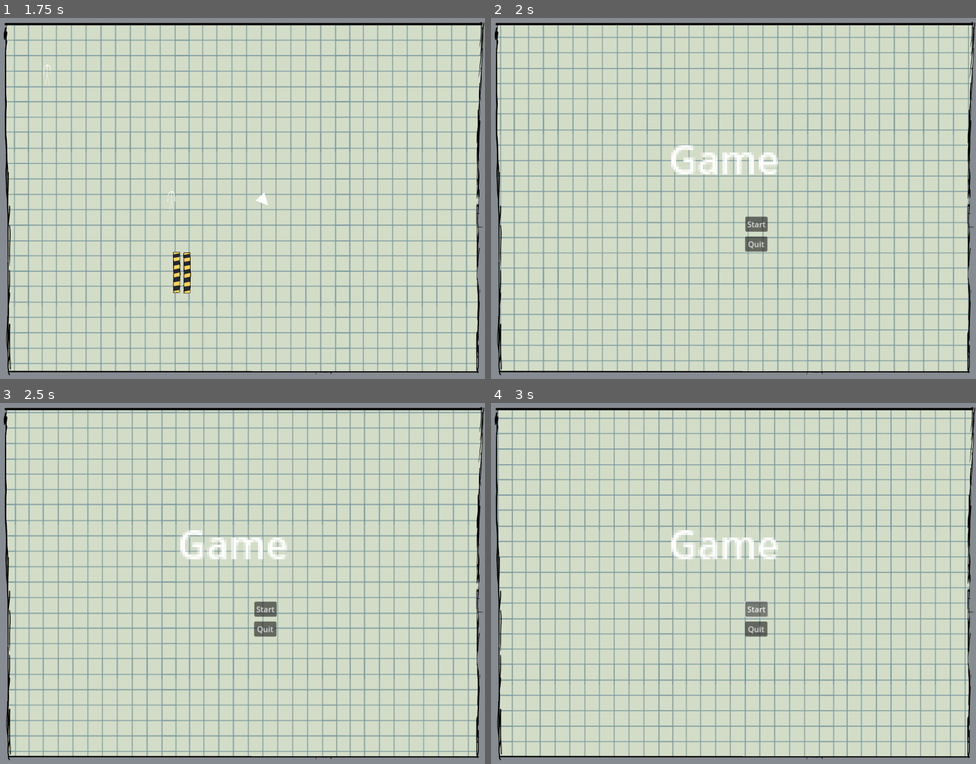
Above: before the commit, frames 1-4 (two rows, left to right).
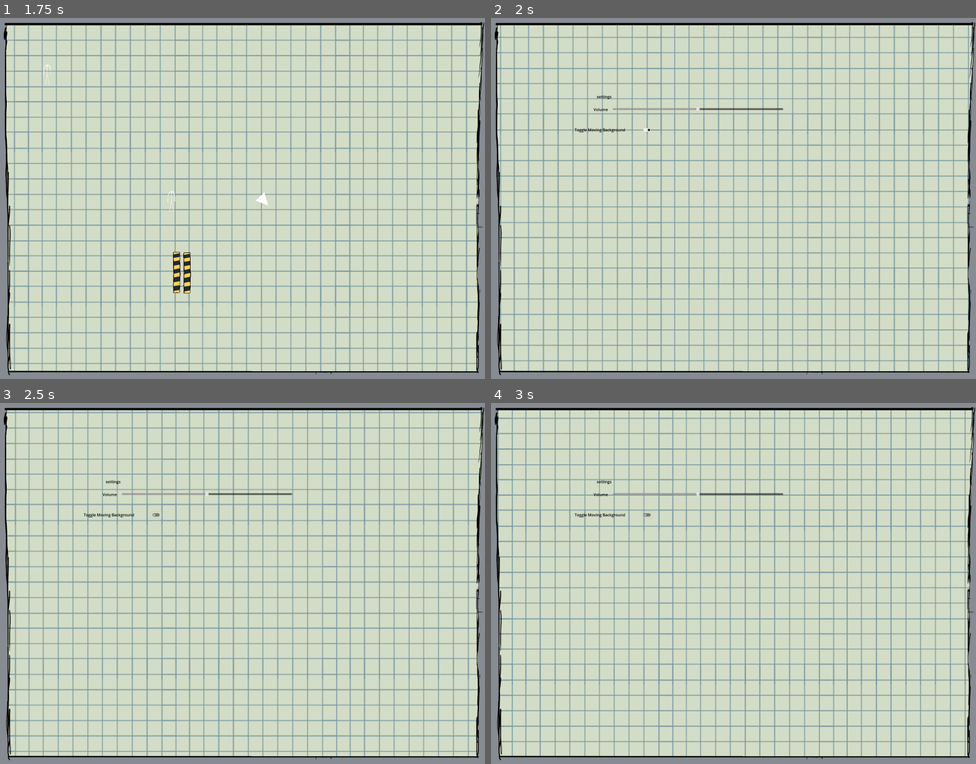
Above: after the commit, the same moments.

Repository: Indigo-Hawk/UBGJ-Project
Game: Godot game, scene res://Levels/test.tscn
The game is run twice, just before and just after one commit, with the same random seed, the same clock (stepped at 60 frames per second) and the same inputs.
Inputs (mouse positions are in pixels of both pictures, inside the frame that each line leads up to):
- Up to frame 1 (1.75 s): move the mouse to (349, 180) at 0.52 s; hold D (RIGHT) from 0.53 s (still down); tap Space (ACTION) at 0.6 s; move the mouse to (145, 216) at 1.27 s; tap E (INTERACT) at 1.35 s
- Up to frame 2 (2 s): keep holding D (RIGHT)
- Up to frame 3 (2.5 s): release D (RIGHT) at 2 s; click (155, 514) at 2.02 s
- Up to frame 4 (3 s): click (757, 608) at 2.75 s, where only the run before the commit has a clickable "Start"

Frame 1 is identical in both runs. In frame 2, 1.4% of the frame differs, in the area x 17-61%, y 21-65%; in frame 3, 1.4%; in frame 4, 1.4%.

Commit message:
added stuff to main menu

Diff:
--- a/Components/Head/head.gd
+++ b/Components/Head/head.gd
@@ -9,8 +9,21 @@
 	if !isFree:
 		return
 
-	var x = -Input.get_action_strength("LEFT") + Input.get_action_strength("RIGHT");
+	var x = -Input.get_action_strength("LEFT") + Input.get_action_strength("RIGHT")
 	if x != 0:
 		linear_velocity.x += x * SPEED * delta
 
 	Globals.PlayerPos = global_position
+
+	if abs(linear_velocity.length()) < 1:
+
+		if $Timer.get_time_left() == 0:
+
+			$Timer.start()
+	if abs(linear_velocity.length()) > 1:
+		$Timer.stop()
+
+
+
+func _on_timer_timeout() -> void:
+	$Label.visible = true
--- a/Components/Head/head.tscn
+++ b/Components/Head/head.tscn
@@ -18,3 +18,20 @@
 [node name="MeshInstance2D" type="MeshInstance2D" parent="."]
 position = Vector2(0, 6)
 mesh = SubResource("PrismMesh_pij62")
+
+[node name="Timer" type="Timer" parent="."]
+wait_time = 5.0
+
+[node name="Label" type="Label" parent="."]
+visible = false
+offset_left = -84.0
+offset_top = -102.0
+offset_right = 94.0
+offset_bottom = -79.0
+text = "Press R to restart Level"
+
+[node name="Label2" type="Label" parent="."]
+offset_right = 40.0
+offset_bottom = 23.0
+
+[connection signal="timeout" from="Timer" to="." method="_on_timer_timeout"]
--- a/Components/UI/main_menu.gd
+++ b/Components/UI/main_menu.gd
@@ -2,8 +2,16 @@
 
 
 func _on_button_button_up() -> void:
-			get_tree().call_deferred("change_scene_to_file","res://test.tscn")
+			get_tree().call_deferred("change_scene_to_file","res://Levels/test.tscn")
 
 
 func _on_button_2_button_up() -> void:
 	get_tree().quit(0)
+
+
+func _on_credits_button_up() -> void:
+	pass # Replace with function body.
+
+
+func _on_settings_button_up() -> void:
+	pass # Replace with function body.
--- a/Components/UI/main_menu.tscn
+++ b/Components/UI/main_menu.tscn
@@ -1,7 +1,8 @@
-[gd_scene load_steps=3 format=3 uid="uid://bhyiet2epxdbu"]
+[gd_scene load_steps=4 format=3 uid="uid://bhyiet2epxdbu"]
 
 [ext_resource type="Script" uid="uid://cnj6wehhp10af" path="res://Components/UI/main_menu.gd" id="1_crcef"]
 [ext_resource type="PackedScene" uid="uid://cr0xdlvoi8kvu" path="res://Components/Camera/main_camera.tscn" id="2_4h3tf"]
+[ext_resource type="Texture2D" uid="uid://cbcgqcdmc5um6" path="res://Art/menu_buttons.png" id="3_h742b"]
 
 [node name="MainMenu" type="Control"]
 layout_mode = 3
@@ -12,35 +13,113 @@
 grow_vertical = 2
 script = ExtResource("1_crcef")
 
-[node name="Button" type="Button" parent="."]
+[node name="Main" type="Control" parent="."]
+visible = false
+anchors_preset = 0
+offset_right = 40.0
+offset_bottom = 40.0
+
+[node name="MenuButtons" type="Sprite2D" parent="Main"]
+position = Vector2(0, 100)
+texture = ExtResource("3_h742b")
+
+[node name="Button" type="Button" parent="Main"]
 layout_mode = 0
-offset_left = 50.0
-offset_top = 70.0
-offset_right = 96.0
-offset_bottom = 101.0
+offset_left = -272.0
+offset_top = 263.0
+offset_right = -11.0
+offset_bottom = 353.0
 scale = Vector2(2, 2)
-text = "Start"
+flat = true
 
-[node name="Button2" type="Button" parent="."]
+[node name="Button2" type="Button" parent="Main"]
 layout_mode = 0
-offset_left = 49.0
-offset_top = 152.0
-offset_right = 95.0
-offset_bottom = 183.0
+offset_left = -267.0
+offset_top = 493.0
+offset_right = -6.0
+offset_bottom = 583.0
 scale = Vector2(2, 2)
-text = "Quit"
+flat = true
 
-[node name="Label" type="Label" parent="."]
+[node name="Settings" type="Button" parent="Main"]
+layout_mode = 0
+offset_left = -732.0
+offset_top = -389.0
+offset_right = -475.0
+offset_bottom = -298.0
+scale = Vector2(2, 2)
+flat = true
+
+[node name="Credits" type="Button" parent="Main"]
+layout_mode = 0
+offset_left = 157.0
+offset_top = -379.0
+offset_right = 416.0
+offset_bottom = -288.0
+scale = Vector2(2, 2)
+flat = true
+
+[node name="Label" type="Label" parent="Main"]
 texture_filter = 1
 layout_mode = 0
-offset_left = -265.0
-offset_top = -285.0
-offset_right = -219.0
-offset_bottom = -262.0
+offset_left = -305.0
+offset_top = -155.0
+offset_right = -259.0
+offset_bottom = -132.0
 scale = Vector2(10, 10)
 text = "Game"
 
 [node name="MainCamera" parent="." instance=ExtResource("2_4h3tf")]
 
-[connection signal="button_up" from="Button" to="." method="_on_button_button_up"]
-[connection signal="button_up" from="Button2" to="." method="_on_button_2_button_up"]
+[node name="Settings" type="Control" parent="."]
+anchors_preset = 0
+offset_right = 40.0
+offset_bottom = 40.0
+
+[node name="Label" type="Label" parent="Settings"]
+self_modulate = Color(0, 0, 0, 1)
+layout_mode = 0
+offset_left = -562.0
+offset_top = -437.0
+offset_right = -501.0
+offset_bottom = -414.0
+text = "settings"
+
+[node name="Label2" type="Label" parent="Settings"]
+self_modulate = Color(0, 0, 0, 1)
+layout_mode = 0
+offset_left = -575.0
+offset_top = -384.0
+offset_right = -514.0
+offset_bottom = -361.0
+text = "Volume"
+
+[node name="Label3" type="Label" parent="Settings"]
+self_modulate = Color(0, 0, 0, 1)
+layout_mode = 0
+offset_left = -653.0
+offset_top = -300.0
+offset_right = -444.0
+offset_bottom = -277.0
+text = "Toggle Moving Background"
+
+[node name="HSlider" type="HSlider" parent="Settings"]
+layout_mode = 0
+offset_left = -496.0
+offset_top = -382.0
+offset_right = 206.0
+offset_bottom = -366.0
+value = 50.0
+
+[node name="CheckButton" type="CheckButton" parent="Settings"]
+layout_mode = 0
+offset_left = -377.0
+offset_top = -300.0
+offset_right = -333.0
+offset_bottom = -276.0
+button_pressed = true
+
+[connection signal="button_up" from="Main/Button" to="." method="_on_button_button_up"]
+[connection signal="button_up" from="Main/Button2" to="." method="_on_button_2_button_up"]
+[connection signal="button_up" from="Main/Settings" to="." method="_on_settings_button_up"]
+[connection signal="button_up" from="Main/Credits" to="." method="_on_credits_button_up"]
Binary file added: Art/menu_buttons.png
Not shown, added: Art/menu_buttons.png.import
